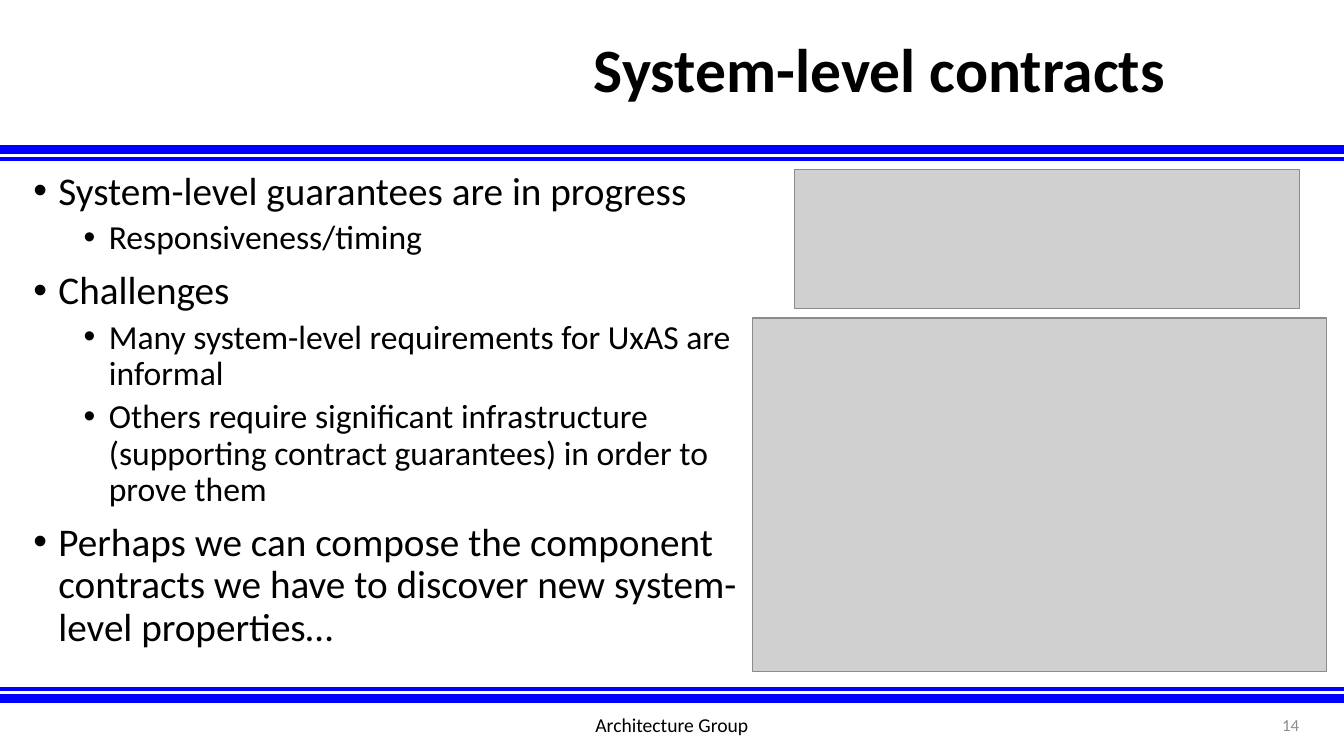
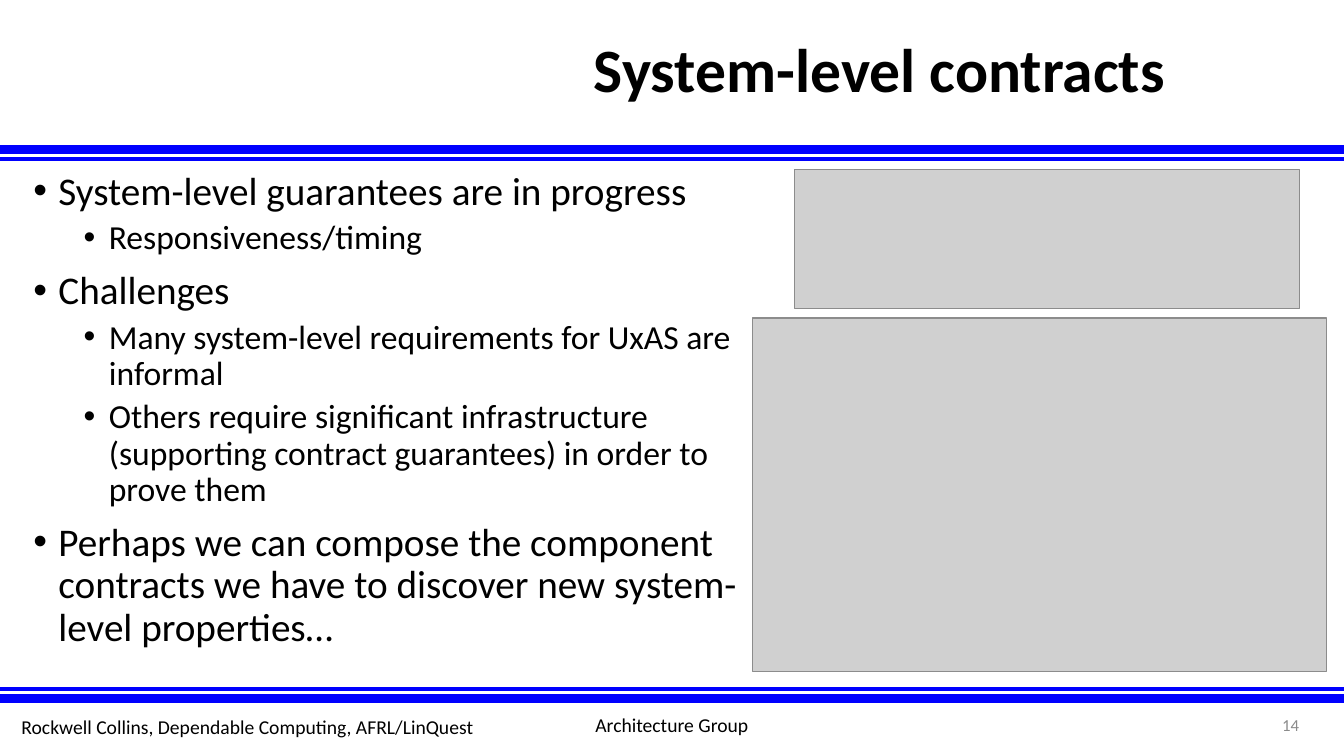
Before and after one commit to afrl-rq/OpenUxAS-SoI, a slide deck: slide 14 of presentations/S5_SoI_Architecture_Group.pptx. Drawn at 1344x756 pixels with LibreOffice and Linux fonts; fonts in the diff are those of the drawing; grey boxes stand for pictures; background and template pictures are left out. Boxes give left, top, right and bottom in pixels: in the first picture for what was removed or moved away, otherwise in the second. Text is boxed around its words. In the diff, an @@ line names an element or a change of style, - is before the commit and + after.

```diff
--- a/presentations/S5_SoI_Architecture_Group.pptx
+++ b/presentations/S5_SoI_Architecture_Group.pptx
@@ text added at bbox=[21, 720, 473, 738], 14 pt, text #000000 @@
+Rockwell Collins, Dependable Computing, AFRL/LinQuest
```
Also in this commit, not shown: 7 other slides changed, 4 slides added.
